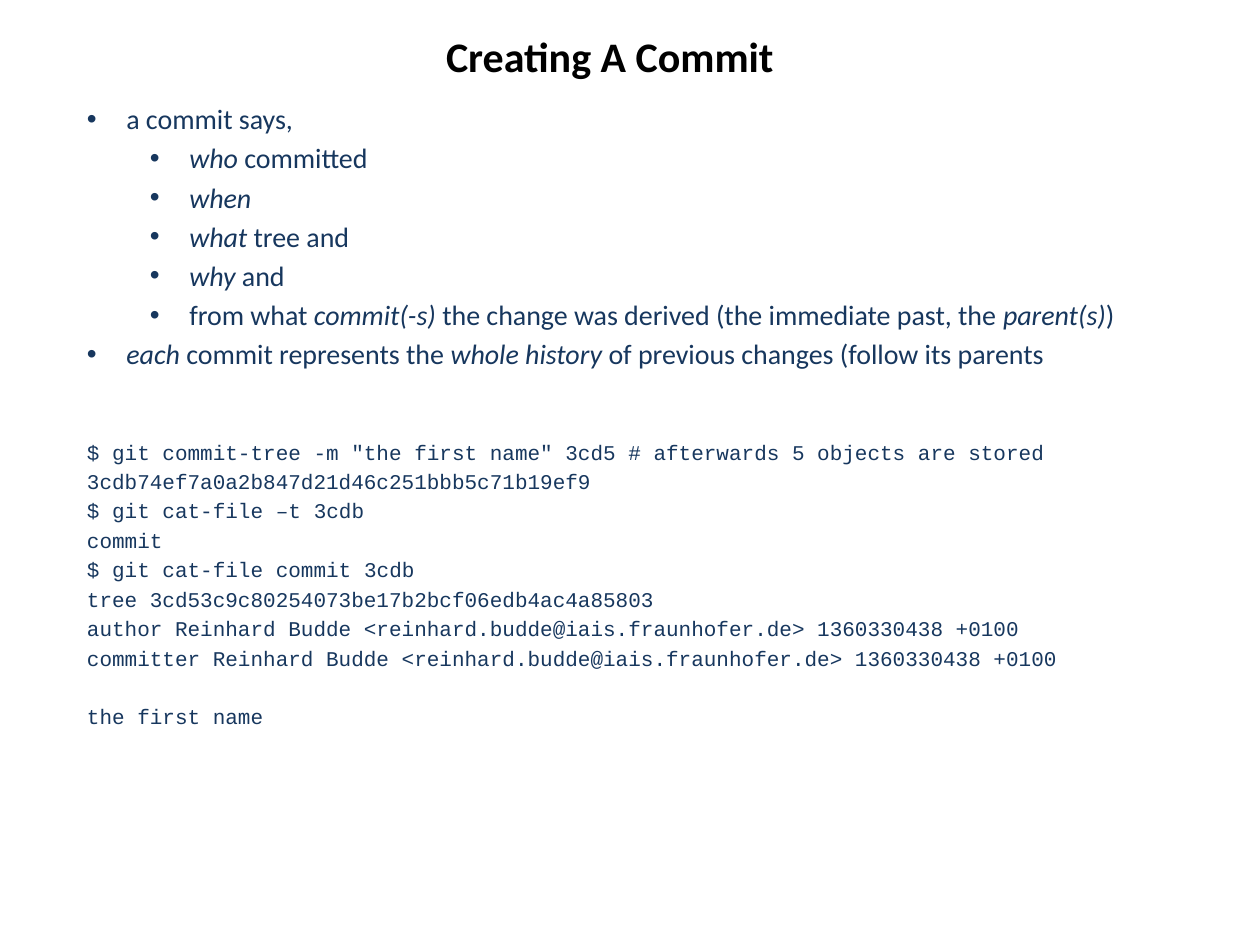
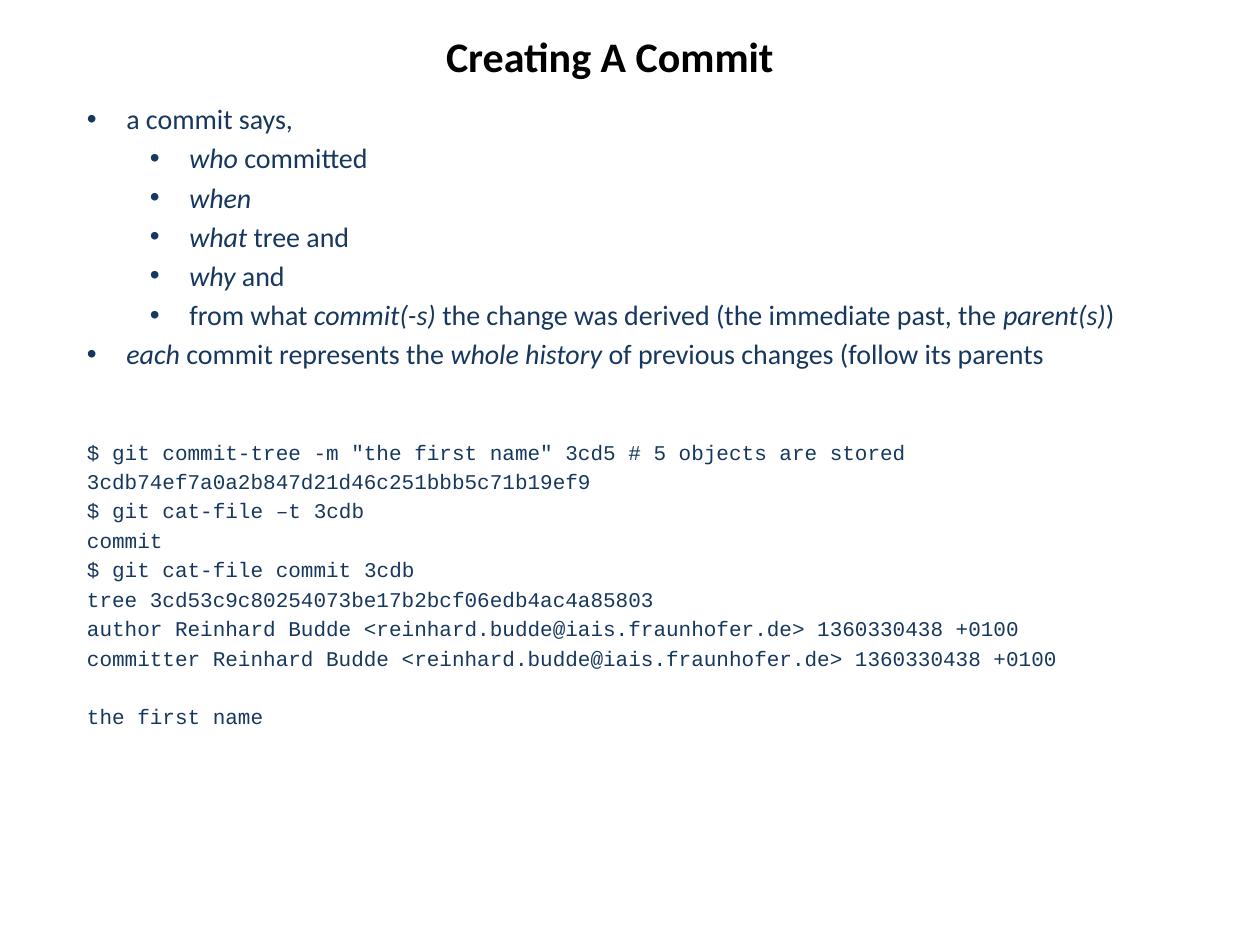
Before and after one commit to hanbei/git_tutorial, a slide deck: slide 13 of architektur.pptx (slide 14 before the commit). Drawn at 1260x945 pixels with LibreOffice and Linux fonts; fonts in the diff are those of the drawing. Boxes give left, top, right and bottom in pixels: in the first picture for what was removed or moved away, otherwise in the second. Text is boxed around its words. In the diff, an @@ line names an element or a change of style, - is before the commit and + after.

```diff
--- a/architektur.pptx
+++ b/architektur.pptx
@@ text at <box>112,445,906,465</box>: text changed @@
-$ git commit-tree -m "the first name" 3cd5 # afterwards 5 objects are stored
+$ git commit-tree -m "the first name" 3cd5 # 5 objects are stored
```
Also in this commit, not shown: 10 other slides changed, 6 slides added, 1 slide removed, 1 other file.
